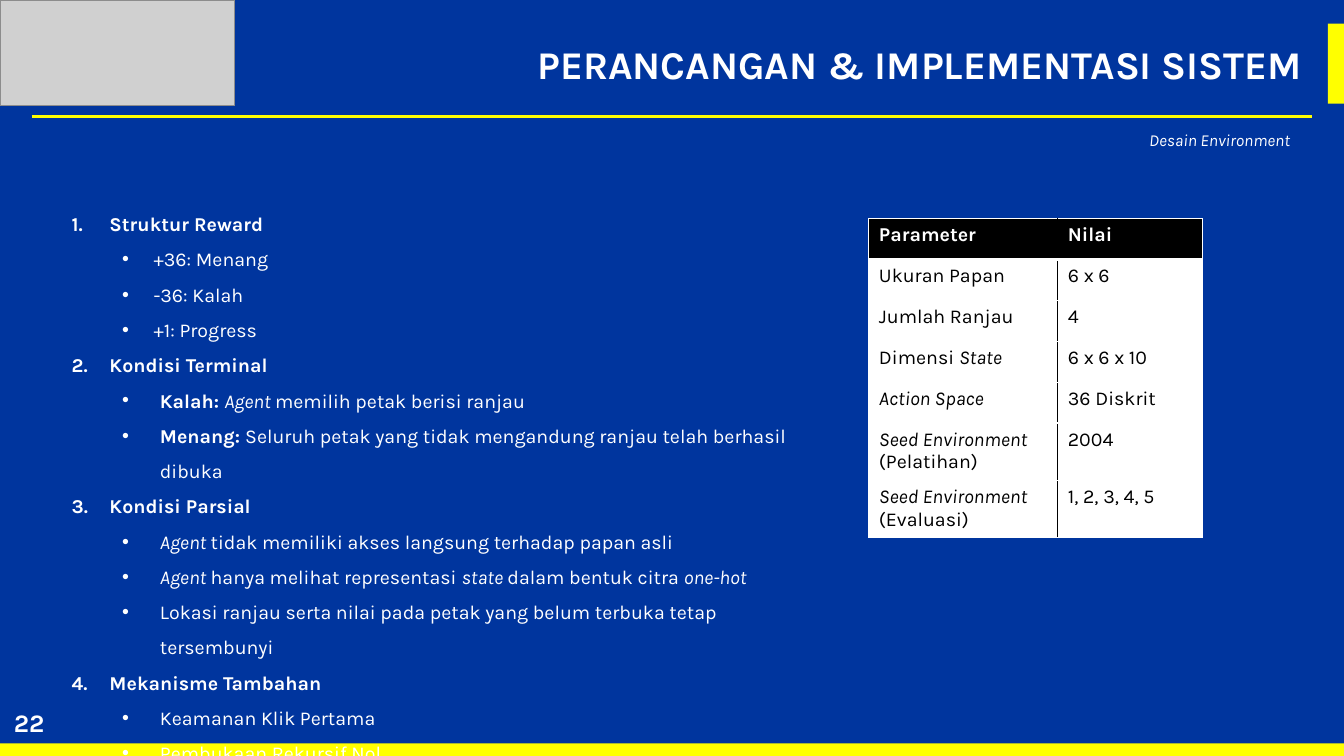
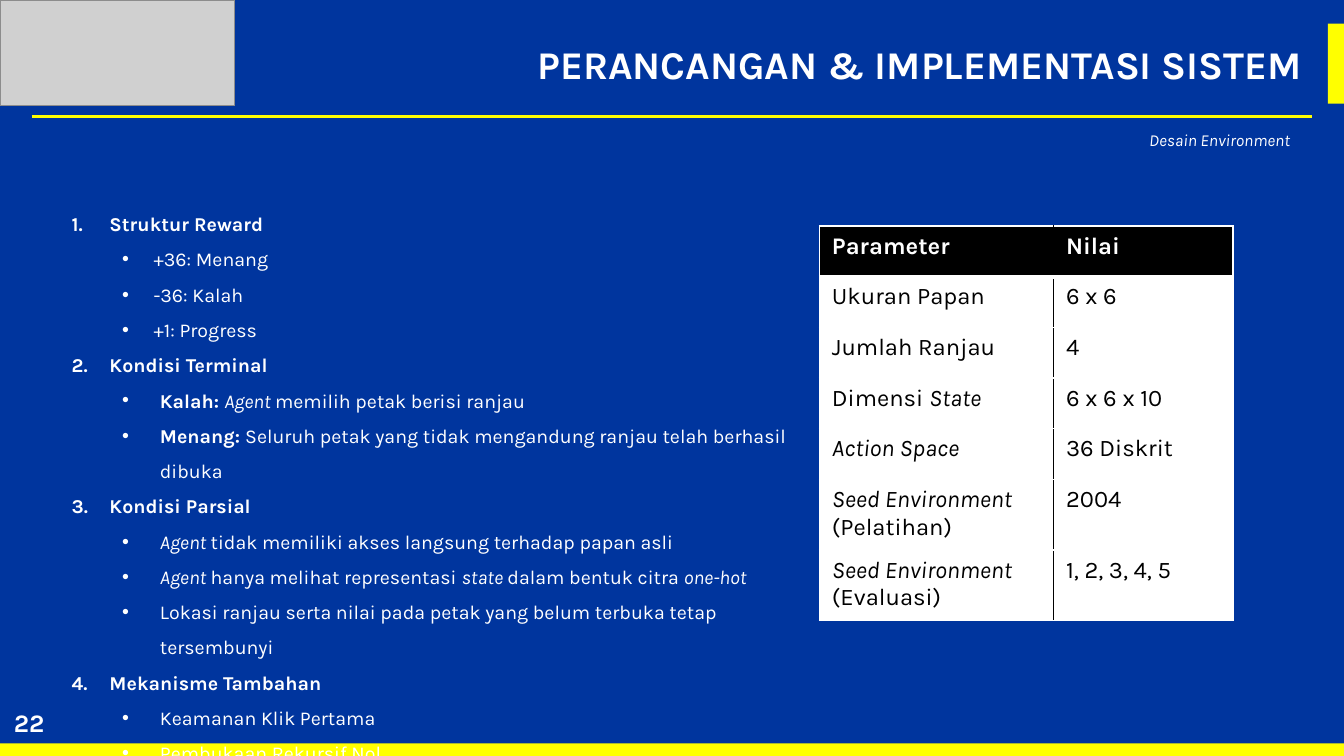
Before and after one commit to MonsieurCoffee/Thesis, a slide deck: slide 22 of Documents/ppt_sidang.pptx. Drawn at 1344x756 pixels with LibreOffice and Linux fonts; fonts in the diff are those of the drawing; grey boxes stand for pictures. Boxes give left, top, right and bottom in pixels: in the first picture for what was removed or moved away, otherwise in the second. Text is boxed around its words. In the diff, an @@ line names an element or a change of style, - is before the commit and + after.

```diff
--- a/Documents/ppt_sidang.pptx
+++ b/Documents/ppt_sidang.pptx
@@ table at (820,226,1233,621) @@
@@ size 14 to 17 pt @@
@@ table: place and size @@
-table at (869,219,1203,537)
+table at (820,226,1233,621)
```
Also in this commit, not shown: 17 other slides changed, 40 other files.
